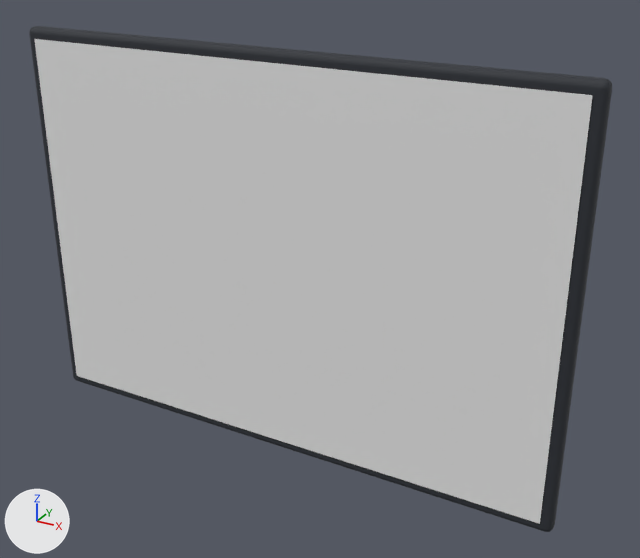
An edit to the glTF model modelos3d/claude/glb/placa_parede.glb, drawn before and after from the same camera.
Rendered twice from a 50 mm camera at (0.749, -1.213, 2.398) aimed at (0.069, 0.023, 1.78). Lighting does not change. The marker at lower left points along +X, +Y and +Z. The picture after the commit comes second. Where no turn or scale is listed for an object, it has been applied to the vertices. Vertices at exactly the same position are counted once.

The first picture shows 'face', 'moldura'.
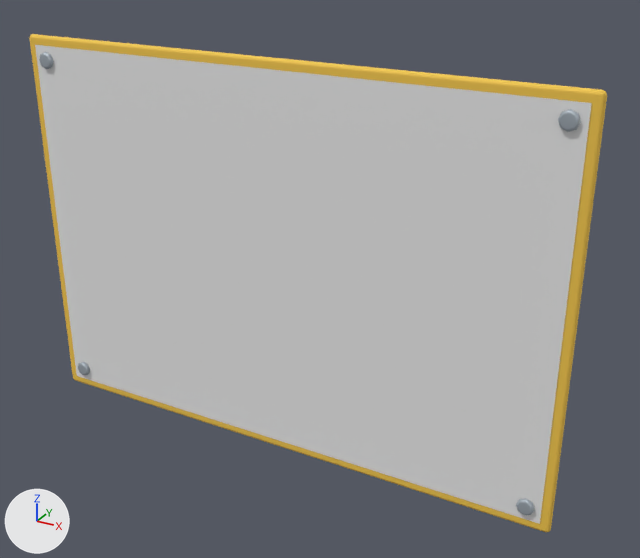
The newer file is also rescaled (x0.58), turned or shifted as a whole; pictures and numbers use the older file's frame.

Changed parts and their boxes [x1, y1, x2, y2] in the pictures (640 x 558 px; the box of a moved part takes in the faces that stretch with it):
'moldura', deleted: before [29, 26, 612, 532]
'chapa', added: after [29, 34, 607, 532]
'parafuso.003', added: after [558, 109, 581, 132]
'parafuso.001', added: after [516, 499, 535, 515]
'parafuso.002', added: after [39, 52, 53, 69]
'parafuso', added: after [78, 362, 90, 375]
part 1 of me_mesh_1, moved or reshaped: before [34, 39, 593, 524]; after [35, 45, 592, 524]

The change, as a diff of the scene's bpy script:
```diff
--- a/modelos3d/claude/glb/placa_parede.glb.py
+++ b/modelos3d/claude/glb/placa_parede.glb.py
@@ mat_material_0 @@
 mat_material_0 = principled_material('Material_0')
-mat_material_0.base_color = (0.0242, 0.0284, 0.0369)  # dark grey #2b2f36
+mat_material_0.base_color = (0.913, 0.578, 0.0704)  # yellow #f5c84b
 mat_material_0.roughness = 0.75
@@ mat_material_2 @@
+mat_material_2 = principled_material('Material_2')
+mat_material_2.base_color = (0.402, 0.456, 0.509)  # grey #aab4bd
+mat_material_2.metallic = 0.35
+mat_material_2.roughness = 0.45
@@ me_mesh_1 @@
 # used by ob_face; location = (0.0, -0.017, 1.8)
-me_mesh_1.from_pydata(...)  # 4 vertices, 2 faces; spans x -0.5..0.5, y 0.0, z -0.35..0.35
-me_mesh_1.vertices[0].co = (-0.5, 0.0, 0.35)  # pixel (34, 38)
-me_mesh_1.vertices[1].co = (0.5, 0.0, 0.35)  # pixel (592, 95)
+me_mesh_1.from_pydata(...)  # 4 vertices, 2 faces; spans x -0.5..0.5, y 0.0, z -0.35..0.34
+# me_mesh_1 part 1
+me_mesh_1.vertices[0].co = (-0.5, 0.0, 0.34)  # pixel (35, 44)
+me_mesh_1.vertices[1].co = (0.5, 0.0, 0.34)  # pixel (591, 102)
 me_mesh_1.materials.append(mat_material_1)
@@ me_mesh_5 @@
+me_mesh_5.from_pydata(...)  # 65 vertices, 112 faces; spans x -0.0155..0.0155, y -0.0052..0.0052, z -0.0155..0.0155
+me_mesh_5.materials.append(mat_material_2)  # grey #aab4bd
@@ me_mesh_0_1 @@
+me_mesh_0_1.from_pydata(...)  # 56 vertices, 108 faces; spans x -0.517..0.517, y -0.007..0.007, z -0.362..0.362
+me_mesh_0_1.materials.append(mat_material_0)  # yellow #f5c84b
@@ ob_moldura @@
-ob_moldura = bpy.data.objects.new('moldura', me_mesh_0)
-ob_moldura.location = (0.0, 0.0, 1.8)
@@ ob_parafuso_003 @@
+ob_parafuso_003 = bpy.data.objects.new('parafuso.003', me_mesh_5)
+ob_parafuso_003.location = (0.474, -0.02, 2.114)
@@ ob_parafuso_002 @@
+ob_parafuso_002 = bpy.data.objects.new('parafuso.002', me_mesh_5.copy())
+ob_parafuso_002.location = (-0.474, -0.02, 2.114)
@@ ob_parafuso_001 @@
+ob_parafuso_001 = bpy.data.objects.new('parafuso.001', me_mesh_5.copy())
+ob_parafuso_001.location = (0.474, -0.02, 1.476)
@@ ob_parafuso @@
+ob_parafuso = bpy.data.objects.new('parafuso', me_mesh_5.copy())
+ob_parafuso.location = (-0.474, -0.02, 1.476)
@@ ob_chapa @@
+ob_chapa = bpy.data.objects.new('chapa', me_mesh_0_1)
+ob_chapa.location = (0.0, -0.009, 1.795)
```
